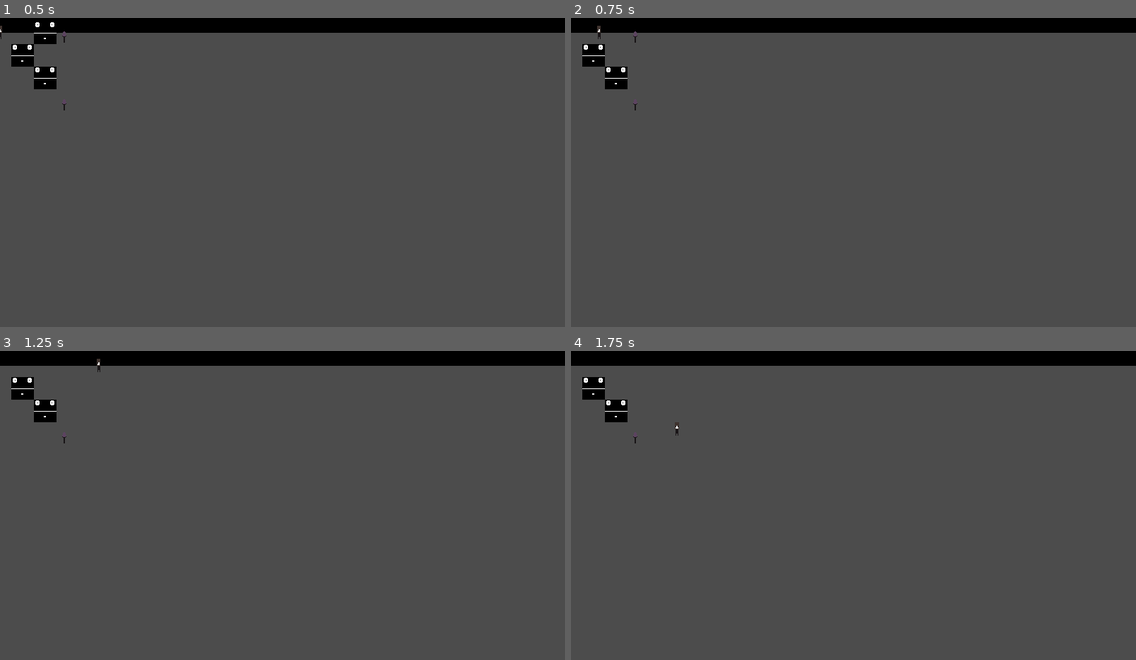
Above: before the commit, frames 1-4 (two rows, left to right).
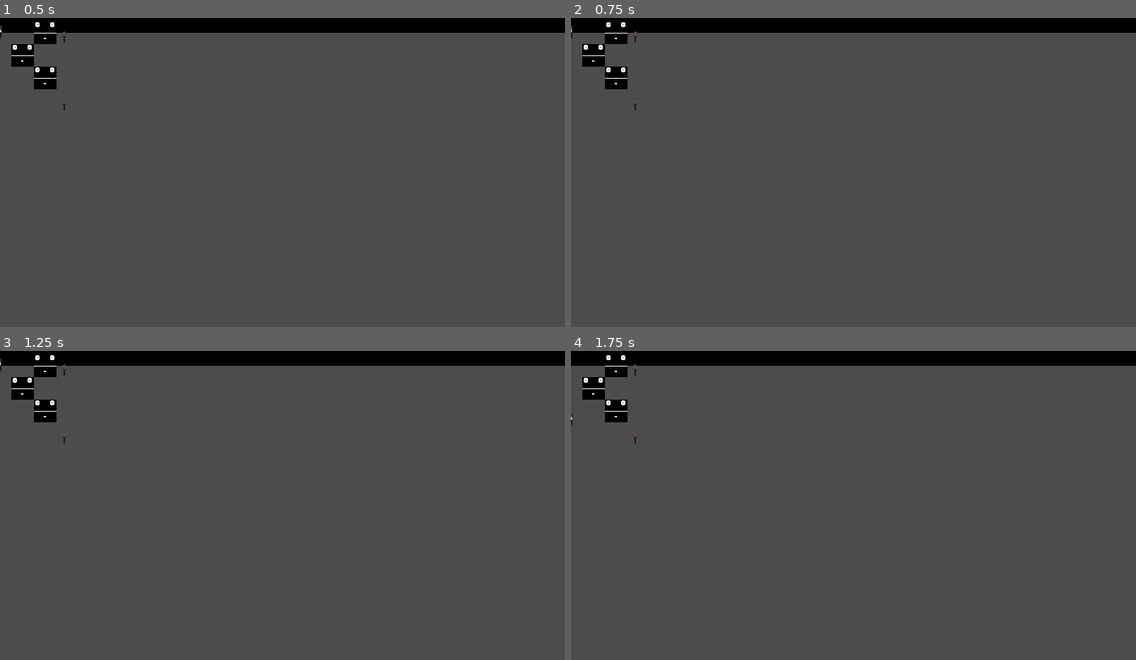
Above: after the commit, the same moments.

Repository: Academia-Team/Academia-Fall-of-the-Citadel
Game: Godot game, scene res://scene/gamescr.tscn
Same seed, same stepped clock (60 frames per second), same inputs: the game is played once before the commit and once after it.
Inputs:
- Up to frame 1 (0.5 s): no input
- Up to frame 2 (0.75 s): tap Enter at 0.5 s; hold Right (move_right) from 0.53 s (still down); hold Ctrl (stay, bound only after the commit) from 0.53 s (still down); tap Space (action) at 0.6 s
- Up to frame 3 (1.25 s): keep holding Right (move_right); keep holding Ctrl (stay, bound only after the commit)
- Up to frame 4 (1.75 s): release Right (move_right) at 1.28 s; release Ctrl (stay, bound only after the commit) at 1.28 s; hold Down (move_down) from 1.28 s (still down); tap Ctrl (stay, bound only after the commit) at 1.35 s; tap Space (action) at 1.55 s

Frame 1 is identical in both runs. In frame 2, 0.2% of the frame differs, in the area x 0-10%, y 1-9%; in frame 3, 0.2%; in frame 4, 0.2%, in the area x 0-20%, y 1-28%.

Commit message:
Add stay action
So that the player can stay in place while orientation is changing.

Diff:
--- a/project.godot
+++ b/project.godot
@@ -72,6 +72,11 @@
 "events": [ Object(InputEventKey,"resource_local_to_scene":false,"resource_name":"","device":0,"alt":false,"shift":false,"control":false,"meta":false,"command":false,"pressed":false,"scancode":32,"physical_scancode":0,"unicode":0,"echo":false,"script":null)
  ]
 }
+stay={
+"deadzone": 0.5,
+"events": [ Object(InputEventKey,"resource_local_to_scene":false,"resource_name":"","device":0,"alt":false,"shift":false,"control":false,"meta":false,"command":false,"pressed":false,"scancode":16777238,"physical_scancode":0,"unicode":0,"echo":false,"script":null)
+ ]
+}
 
 [physics]
 
--- a/scene/player.gd
+++ b/scene/player.gd
@@ -2,10 +2,10 @@
 class_name player
 
 var curOrient
-var direction
 var held_weapon
 var lives
 
+enum DIRECTION {UP, DOWN, LEFT, RIGHT}
 enum ORIENTATION {NORTH, SOUTH, EAST, WEST}
 
 signal pick_up_weapon(weapon_name)
@@ -18,6 +18,21 @@
 
 func has_weapon():
 	return (held_weapon != null)
+
+func set_dir(dir, delta):
+	var direction = Vector2.ZERO
+
+	match dir:
+		DIRECTION.UP:
+			direction.y = -32
+		DIRECTION.DOWN:
+			direction.y = 32
+		DIRECTION.LEFT:
+			direction.x = -32
+		DIRECTION.RIGHT:
+			direction.x = 32
+
+	position += direction.normalized() * SPEED * delta
 
 func set_orient(orient):
 	match orient:
@@ -32,25 +47,22 @@
 	curOrient = orient
 
 func handle_action(delta):
-	direction = Vector2.ZERO
 	if Input.is_action_pressed("move_right"):
-		direction.x = 32
+		if not Input.is_action_pressed("stay"): set_dir(DIRECTION.RIGHT, delta)
 		set_orient(ORIENTATION.EAST)
 	if Input.is_action_pressed("move_left"):
-		direction.x = -32
+		if not Input.is_action_pressed("stay"): set_dir(DIRECTION.LEFT, delta)
 		set_orient(ORIENTATION.WEST)
 	if Input.is_action_pressed("move_up"):
-		direction.y = -32
+		if not Input.is_action_pressed("stay"): set_dir(DIRECTION.UP, delta)
 		set_orient(ORIENTATION.NORTH)
 	if Input.is_action_pressed("move_down"):
-		direction.y = 32
+		if not Input.is_action_pressed("stay"): set_dir(DIRECTION.DOWN, delta)
 		set_orient(ORIENTATION.SOUTH)
 	if Input.is_action_just_pressed("action"):
 		if has_weapon():
 			emit_signal("used_weapon", held_weapon)
 			held_weapon = null
-
-	position += direction.normalized() * SPEED * delta
 
 func _process(delta):
 	if lives <= 0:
